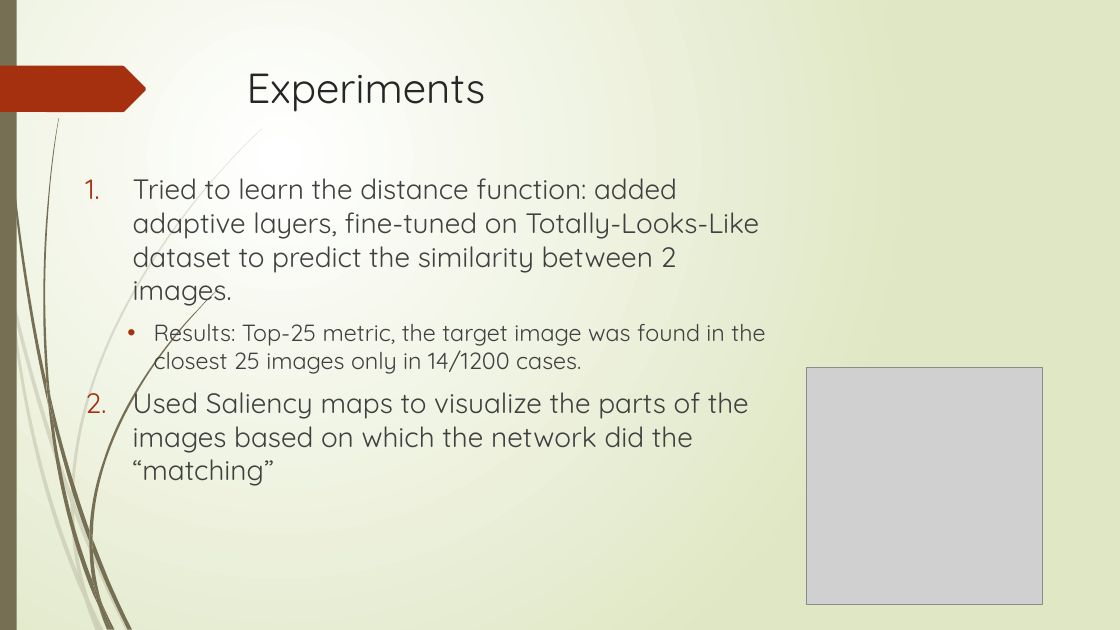
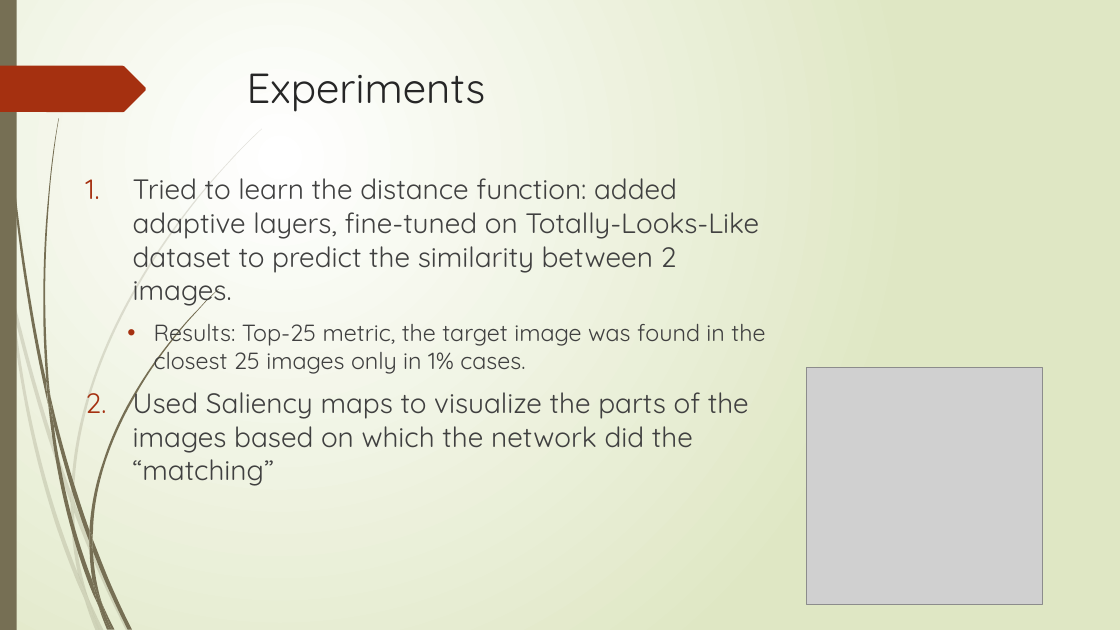
Before and after one commit to victor-mlai/ImageSimilarity, a slide deck: slide 5 of Media/Final.pptx (slide 4 before the commit). Drawn at 1120x630 pixels with LibreOffice and Linux fonts; fonts in the diff are those of the drawing; grey boxes stand for pictures. Boxes give left, top, right and bottom in pixels: in the first picture for what was removed or moved away, otherwise in the second. Text is boxed around its words. In the diff, an @@ line names an element or a change of style, - is before the commit and + after.

```diff
--- a/Media/Final.pptx
+++ b/Media/Final.pptx
@@ text at (154, 317, 765, 374): text changed @@
-  • Results: Top-25 metric, the target image was found in the closest 25 images only in 14/1200 cases.
+  • Results: Top-25 metric, the target image was found in the closest 25 images only in 1% cases.
```
Also in this commit, not shown: 3 other slides changed, 1 slide added, 1 other file.
